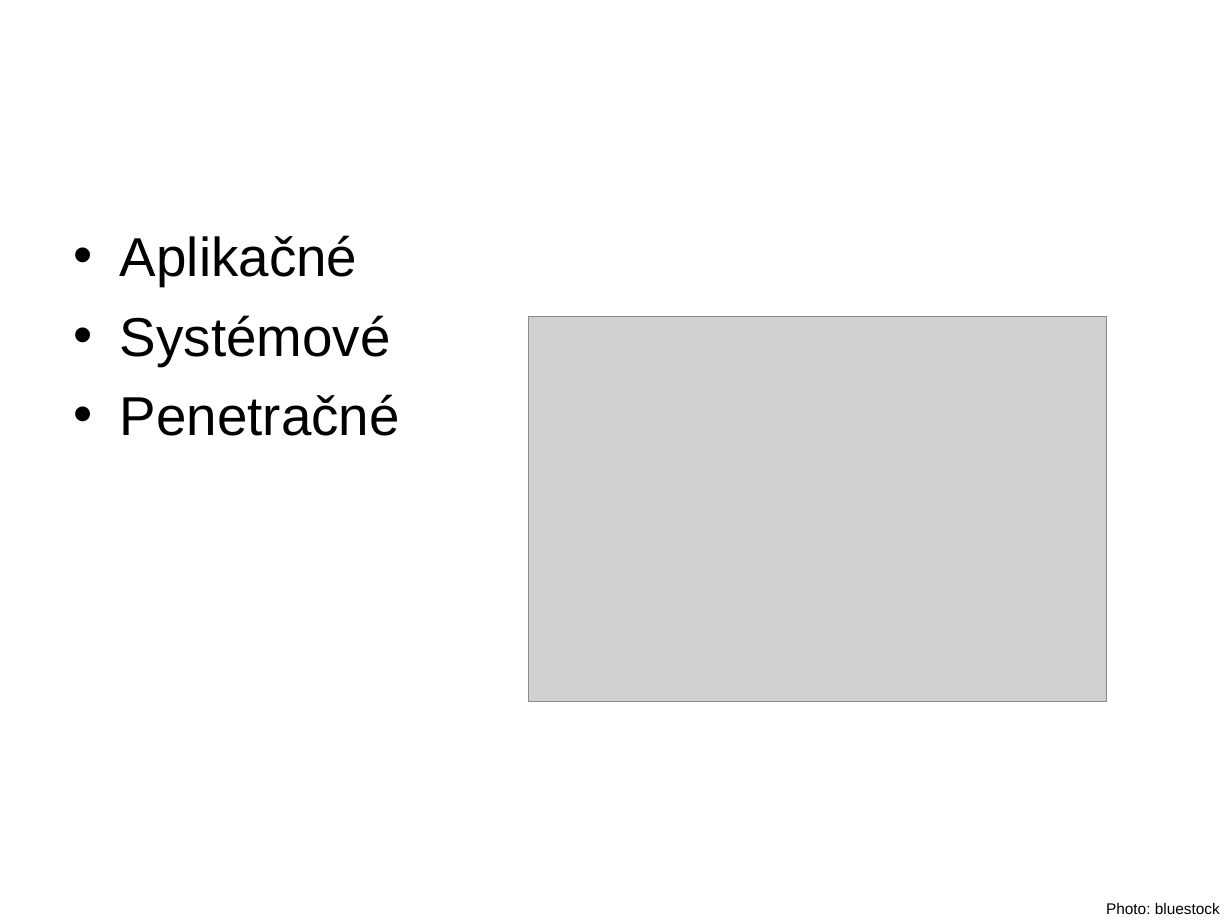
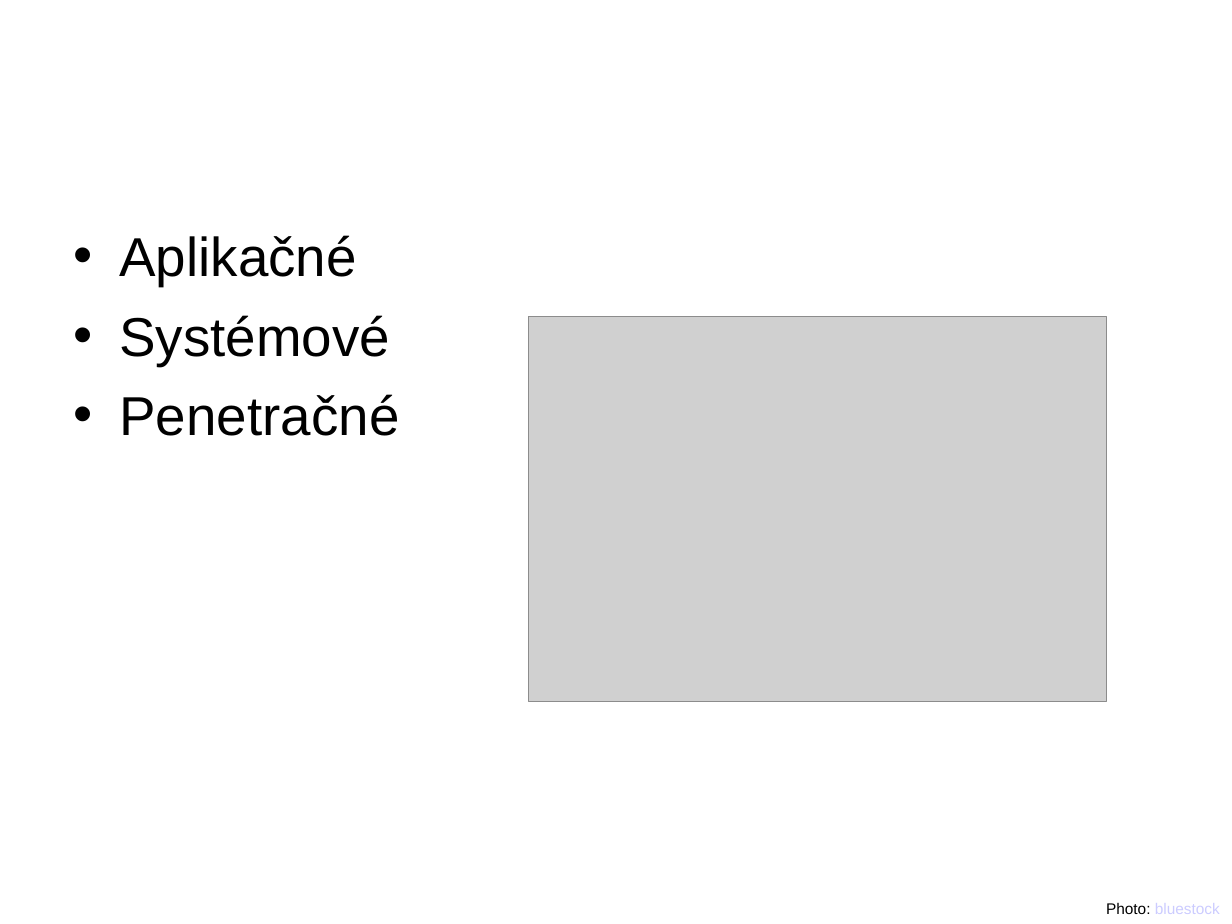
Before and after one commit to googlecode-mirror/timovy2007, a slide deck: slide 15 of doc/prezentacia/tech_presentation.ppt (slide 13 before the commit). Drawn at 1232x924 pixels with LibreOffice and Linux fonts; fonts in the diff are those of the drawing; grey boxes stand for pictures; background and template pictures are left out. Boxes give left, top, right and bottom in pixels: in the first picture for what was removed or moved away, otherwise in the second. Text is boxed around its words. In the diff, an @@ line names an element or a change of style, - is before the commit and + after.

```diff
--- a/doc/prezentacia/tech_presentation.ppt
+++ b/doc/prezentacia/tech_presentation.ppt
@@ text "Photo: bluestock" at box(1106, 903, 1220, 914): text colour #000000 to #CCCCFF in "bluestock" @@
```
Also in this commit, not shown: 9 other slides changed, 3 slides added, 1 slide removed.
